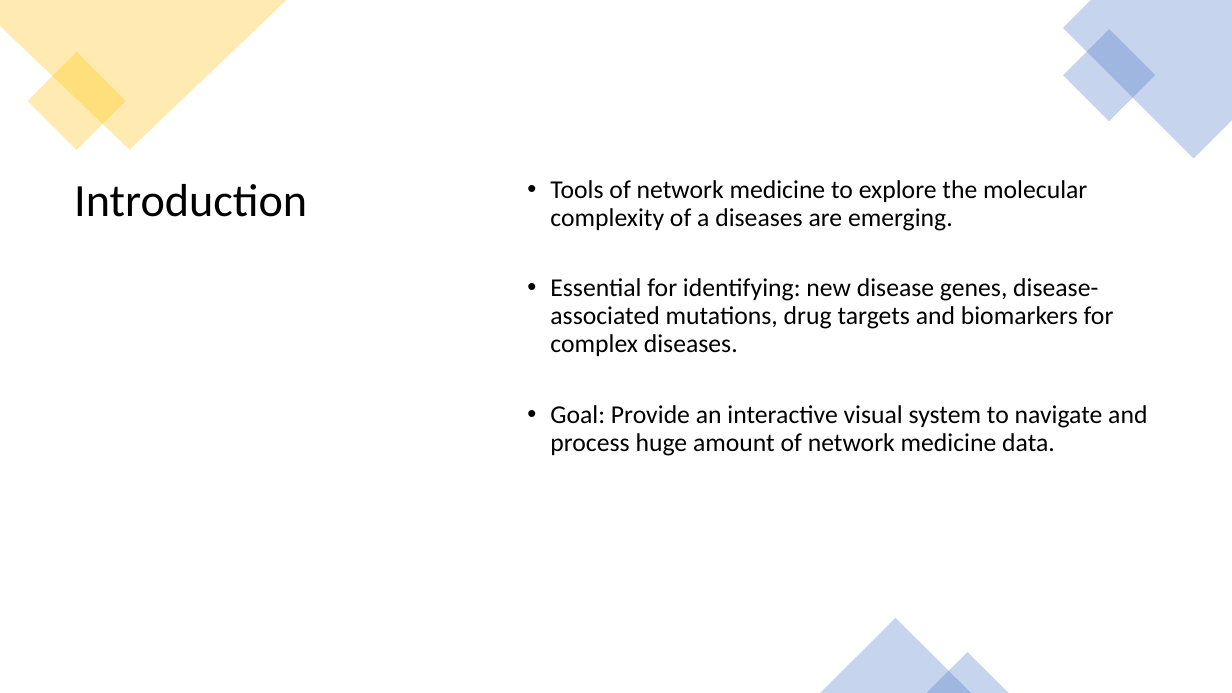
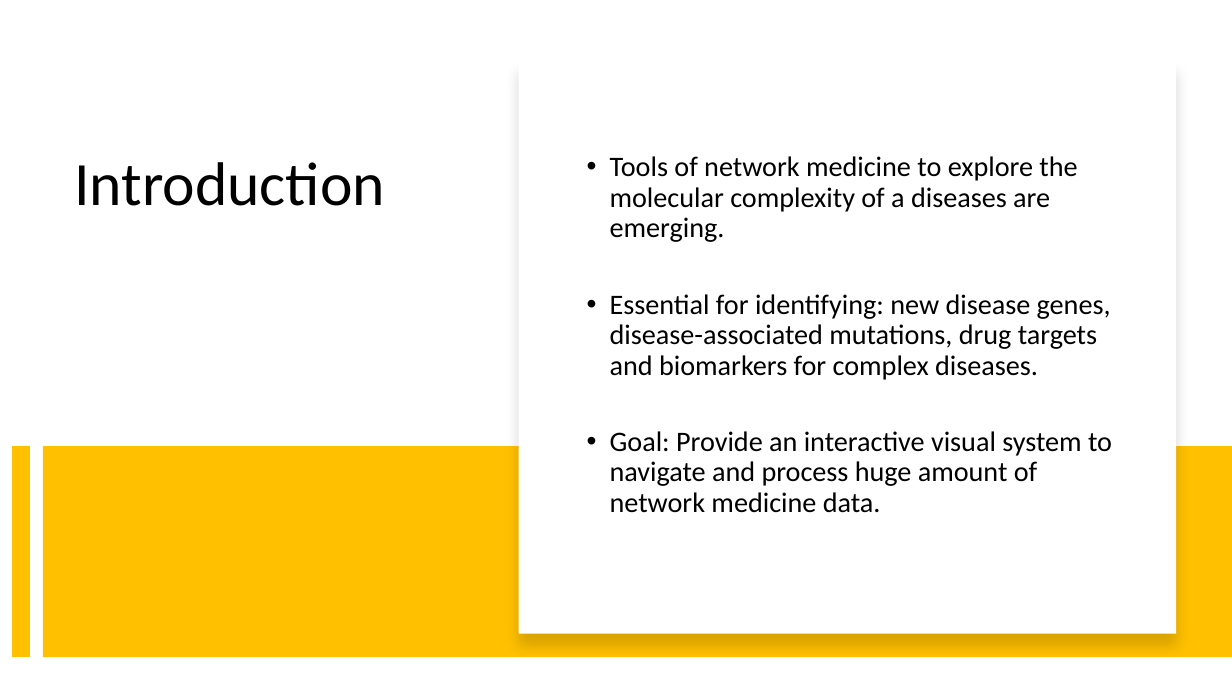
Before and after one commit to nicoDs96/VisualAnalytics, a slide deck: slide 2 of Report/VA project slides.pptx. Drawn at 1232x693 pixels with LibreOffice and Linux fonts; fonts in the diff are those of the drawing. Boxes give left, top, right and bottom in pixels: in the first picture for what was removed or moved away, otherwise in the second. Text is boxed around its words. In the diff, an @@ line names an element or a change of style, - is before the commit and + after.

```diff
--- a/Report/VA project slides.pptx
+++ b/Report/VA project slides.pptx
@@ freeform shape removed at box(0, 0, 287, 150) @@
@@ freeform shape removed at box(1063, 0, 1232, 159) @@
@@ rectangle removed at box(1063, 29, 1156, 122) @@
@@ rectangle removed at box(27, 52, 125, 150) @@
@@ rectangle added at box(518, 59, 1176, 633), fill #FFFFFF @@
@@ title "Introduction": place and size @@
-title "Introduction" at box(74, 184, 307, 217)
+title "Introduction" at box(74, 162, 384, 206)
@@ title "Introduction" at box(74, 162, 384, 206): size 36 to 48 pt @@
@@ text "Tools of network medicine to ...": place and size @@
-text "Tools of network medicine to ..." at box(550, 180, 1147, 456)
+text "Tools of network medicine to ..." at box(610, 156, 1112, 513)
@@ text "Tools of network medicine to ..." at box(610, 156, 1112, 513): size 20 to 22 pt @@
@@ line added from (21, 446) to (21, 657), #FFC000 14 pt @@
@@ rectangle added at box(43, 446, 1232, 657), fill #FFC000 @@
@@ triangle removed at box(821, 618, 971, 693) @@
@@ triangle removed at box(927, 653, 1009, 693) @@
```
Also in this commit, not shown: 2 other slides changed.
